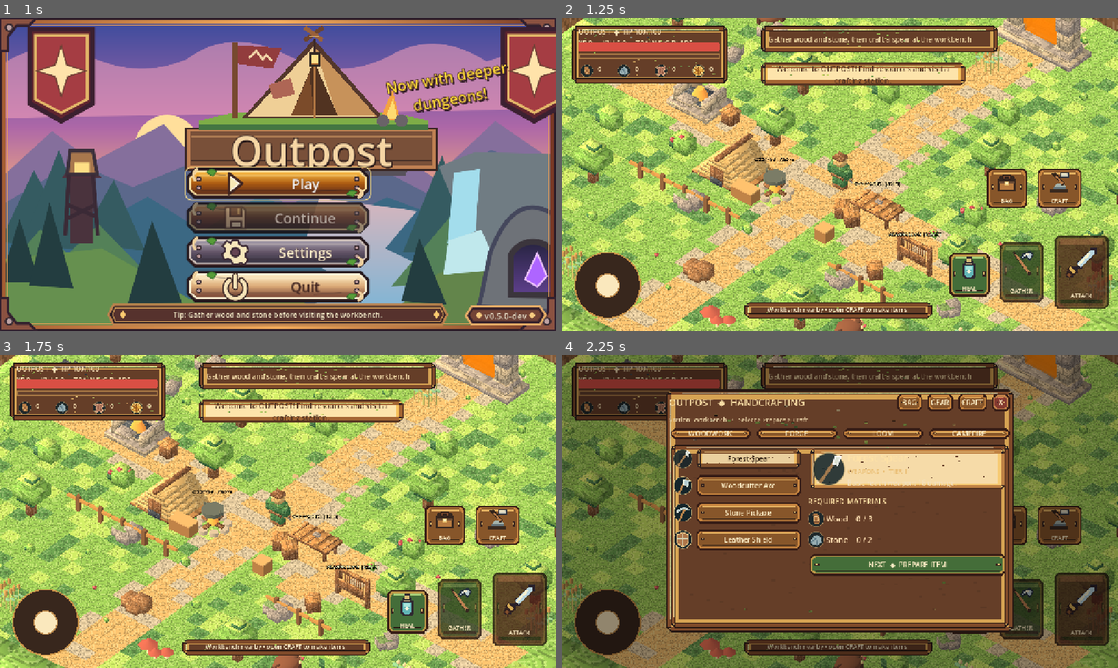
Above: before the commit, frames 1-4 (two rows, left to right).
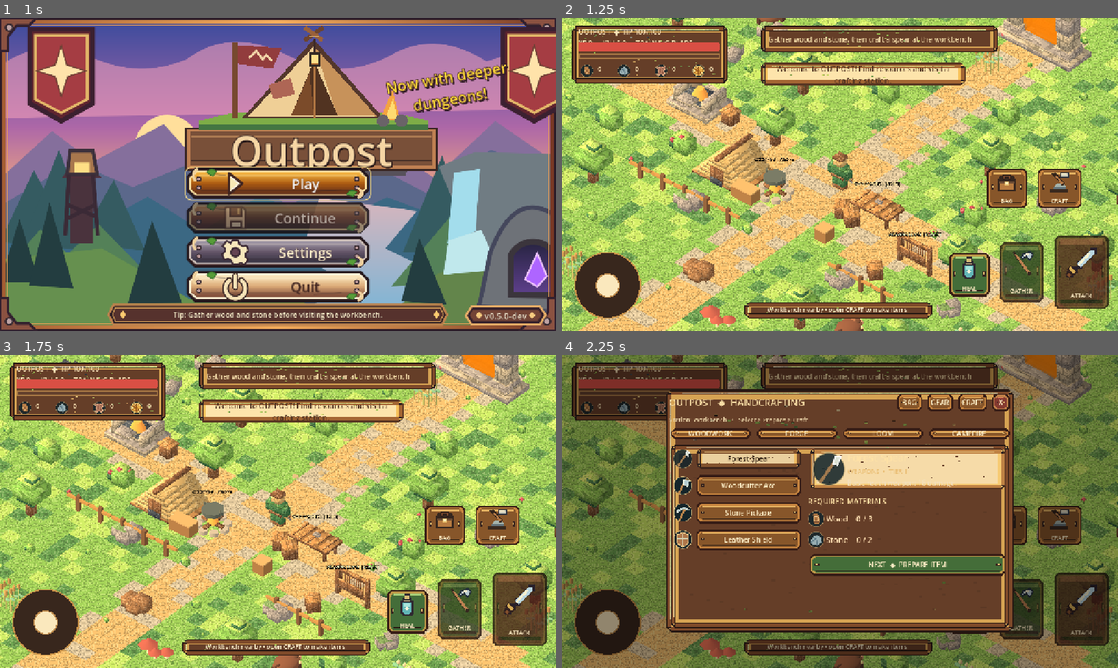
Above: after the commit, the same moments.

Repository: Smurfis/outpost-rpg
Game: Godot game, scene res://scenes/ui/company_splash.tscn
Two runs of this game, one before a commit and one after it. Both use one fixed random seed, a clock stepped at 60 frames per second and the inputs below.
Inputs (mouse positions are in pixels of both pictures, inside the frame that each line leads up to):
- Up to frame 1 (1 s): tap Enter at 0.5 s; move the mouse to (400, 158) at 0.52 s; hold D from 0.53 s (still down); tap E at 0.6 s; click (400, 158) at 0.67 s; tap Space at 0.77 s
- Up to frame 2 (1.25 s): keep holding D; tap Space at 1.07 s
- Up to frame 3 (1.75 s): release D at 1.25 s; drag from (166, 527) to (250, 574) at 1.27 s
- Up to frame 4 (2.25 s): move the mouse to (895, 442) at 2.02 s; hold D (outpost_right) from 2.03 s (still down); hold C (outpost_craft) from 2.03 s (still down)

Frame 1 is identical in both runs. In frame 2, 1.0% of the frame differs, in the area x 0-100%, y 0-100%; in frame 3, 1.1%; in frame 4, 0.7%.

Commit message:
feat(controller): safe one-voxel step-up and snap-down on expanded Fields terrain

Diff:
--- a/scripts/game.gd
+++ b/scripts/game.gd
@@ -9,6 +9,7 @@
 const VOXEL_BIOME = preload("res://scripts/voxel/voxel_biome.gd")
 const VOXEL_PROPS = preload("res://scripts/voxel/voxel_props.gd")
 @export var voxel_art_enabled: bool = true
+@export var fields_biome_enabled: bool = true # Optional 96x96 Fields, original 46x46 camp preserved.
 const SAVE = "user://outpost_progress_v02.json"
 
 var hero
@@ -192,7 +193,7 @@
 	if voxel_art_enabled:
 		var landscape = VOXEL_BIOME.new()
 		add_child(landscape)
-		landscape.build()
+		landscape.build(fields_biome_enabled)
 	else:
 		block(Vector3(46, 0.98, 46), Vector3(0, -0.55, 0), Color("597a4d"))
 		_terrain_path(Vector3(-18, 0, -1), Vector3(20, 0, 2), 2.05, Color("9a8464"))
@@ -254,11 +255,14 @@
 		stones.height = 0.045
 		stones.radial_segments = 6
 		part(stones, Vector3(-2.2 + float(i % 5) * 0.98, 0.02, -9.0 + float(i / 5.0) * 1.6), Color("a99a7b"))
-	# Invisible boundary
-	_wall(Vector3(-23, 1.5, 0), Vector3(0.5, 3, 46))
-	_wall(Vector3(23, 1.5, 0), Vector3(0.5, 3, 46))
-	_wall(Vector3(0, 1.5, -23), Vector3(46, 3, 0.5))
-	_wall(Vector3(0, 1.5, 23), Vector3(46, 3, 0.5))
+	# Make the Fields truly walkable. Keep the original small camp collision
+	# underneath its centre; outside it the chunk trimeshes own collision.
+	var half_extent: float = 48.0 if voxel_art_enabled and fields_biome_enabled else 23.0
+	var span: float = half_extent * 2.0
+	_wall(Vector3(-half_extent, 2.0, 0), Vector3(0.5, 6.0, span))
+	_wall(Vector3(half_extent, 2.0, 0), Vector3(0.5, 6.0, span))
+	_wall(Vector3(0, 2.0, -half_extent), Vector3(span, 6.0, 0.5))
+	_wall(Vector3(0, 2.0, half_extent), Vector3(span, 6.0, 0.5))
 
 func _mesh_asset(id: String, where: Vector3, size_factor: float = 1.0, angle: float = 0.0) -> void:
 	if voxel_art_enabled:
@@ -392,6 +396,24 @@
 			node.position = pos
 			node.setup(str(item_id))
 
+	# The wider Fields has a few harvestable nodes beyond the original camp.
+	# Do not move the starting resources or alter recipe/save data.
+	if voxel_art_enabled and fields_biome_enabled:
+		var landscape = get_node_or_null("VoxelAtmosphere")
+		if landscape != null:
+			var field_sites: Dictionary = {
+				"wood": [Vector2(-34, -32), Vector2(32, -37), Vector2(-35, 29), Vector2(39, 24)],
+				"stone": [Vector2(35, 34), Vector2(-38, 34), Vector2(-34, -38)],
+				"berries": [Vector2(35, -31), Vector2(-37, 27)],
+				"fiber": [Vector2(32, 27), Vector2(-32, -31)]
+			}
+			for kind in field_sites:
+				for site in field_sites[kind]:
+					var field_node = NODE.new()
+					add_child(field_node)
+					field_node.position = Vector3(site.x, landscape.surface_y_at(site.x, site.y) + 0.055, site.y)
+					field_node.setup(str(kind))
+
 func _enemies() -> void:
 	for pos in [Vector3(10, 0.2, 11), Vector3(-14, 0.2, -10), Vector3(16, 0.2, -13)]:
 		var boar = ENEMY.new()
--- a/scripts/player.gd
+++ b/scripts/player.gd
@@ -24,6 +24,9 @@
 var walking_phase: float = 0.0
 var walk_amount: float = 0.0
 var last_gather: String = ""
+@export var auto_step_enabled: bool = true
+@export_range(0.1, 1.5, 0.05) var max_auto_step_height: float = 1.05
+const STEP_LANDING_TOLERANCE: float = 0.06
 # Dungeon portal interaction state: manually operated by default.
 var interaction_target: Vector3 = Vector3.ZERO
 var interaction_moving: bool = false
@@ -40,6 +43,8 @@
 	game = game_ref
 	hud = hud_ref
 	camera = camera_ref
+	# Descend a one-voxel terrace without bouncing or requiring a jump press.
+	floor_snap_length = 1.15 if bool(game.get("voxel_art_enabled")) else 0.1
 	name = "Adventurer"
 	collision_layer = 1
 	collision_mask = 1
@@ -181,8 +186,11 @@
 		speed *= 0.42
 	velocity.x = direction.x * speed
 	velocity.z = direction.z * speed
-	velocity.y = -0.1 if is_on_floor() else velocity.y - 18.0 * delta
+	var grounded_before_motion: bool = is_on_floor()
+	velocity.y = -0.1 if grounded_before_motion else velocity.y - 18.0 * delta
 	move_and_slide()
+	if auto_step_enabled and not modal_open and grounded_before_motion and is_on_wall() and direction.length_squared() > 0.02:
+		_try_auto_step(direction * speed * delta)
 	walk_amount = move_toward(walk_amount, direction.length(), delta * 8.0)
 	if direction.length() > 0.05:
 		visual.rotation.y = lerp_angle(visual.rotation.y, atan2(-direction.x, -direction.z), minf(delta * 12.0, 1.0))
@@ -213,6 +221,43 @@
 	if elapsed - last_hit > 6.0:
 		health = minf(100.0, health + delta * 2.0)
 
+func _try_auto_step(horizontal_motion: Vector3) -> bool:
+	# The Fields biome needs one-block ledge climbing, NOT a wall-climb exploit.
+	# Do not step during an active dungeon run or while airborne.
+	var manager: Node = game.get_node_or_null("Dungeons") if game != null else null
+	if manager != null and manager.get("active_instance") != null:
+		return false
+	if horizontal_motion.length_squared() < 0.0001 or not bool(game.get("voxel_art_enabled")):
+		return false
+	var up: Vector3 = Vector3.UP * (max_auto_step_height + STEP_LANDING_TOLERANCE)
+	var original: Transform3D = global_transform
+	if test_move(original, up):
+		return false # Low ceiling or other obstacle directly above the player.
+	var raised: Transform3D = original.translated(up)
+	if test_move(raised, horizontal_motion):
+		return false # The elevated path is blocked by a full-height wall.
+	var candidate: Vector3 = original.origin + horizontal_motion
+	var start: Vector3 = candidate + Vector3.UP * (max_auto_step_height + 0.28)
+	var end: Vector3 = candidate - Vector3.UP * 0.25
+	var query := PhysicsRayQueryParameters3D.create(start, end, collision_mask, [get_rid()])
+	var hit: Dictionary = get_world_3d().direct_space_state.intersect_ray(query)
+	if hit.is_empty():
+		return false
+	var normal: Vector3 = hit.get("normal", Vector3.ZERO)
+	if normal.dot(Vector3.UP) < 0.75:
+		return false
+	var rise: float = float((hit["position"] as Vector3).y - original.origin.y)
+	if rise <= 0.045 or rise > max_auto_step_height:
+		return false
+	# Revalidate horizontally at the final elevation before moving the body.
+	var landing: Transform3D = original.translated(Vector3.UP * (rise + STEP_LANDING_TOLERANCE))
+	if test_move(landing, horizontal_motion):
+		return false
+	global_position = candidate + Vector3.UP * (rise + STEP_LANDING_TOLERANCE)
+	velocity.y = 0.0
+	apply_floor_snap()
+	return true
+
 func take_hit(amount: float) -> void:
 	var protection: float = 0.6 if str(game.equipment.get("offhand", "")) == "shield" else 1.0
 	if int(game.inventory.get("cloak", 0)) > 0:
--- a/tests/voxel_art_smoke.gd
+++ b/tests/voxel_art_smoke.gd
@@ -36,7 +36,10 @@
 	var biome: Node = game.get_node_or_null("VoxelAtmosphere")
 	_check(biome != null, "Voxel terrain layer is present")
 	if biome != null:
-		_check(biome.get_node_or_null("GroundChunk_-23_-23") != null, "Chunk meshes replace the flat visual ground")
+		_check(biome.get_node_or_null("GroundChunk_-48_-48") != null, "Expanded Fields chunks replace flat visual ground")
+		_check(biome.get_node_or_null("GroundCollision_-48_-48") != null, "Fields outer chunks provide real collision")
+		_check(int(biome.get("map_half")) == 48, "Default voxel Fields expands to 96x96 studs")
+		_check(is_equal_approx(float(biome.surface_y_at(0, 0)), -0.055), "Starter camp retains original flat elevation")
 		_check(biome.get_node_or_null("SteppedDistanceCliffs") != null, "Background cliffs generated outside playable bounds")
 	var tree_count: int = 0
 	var box_count: int = 0
